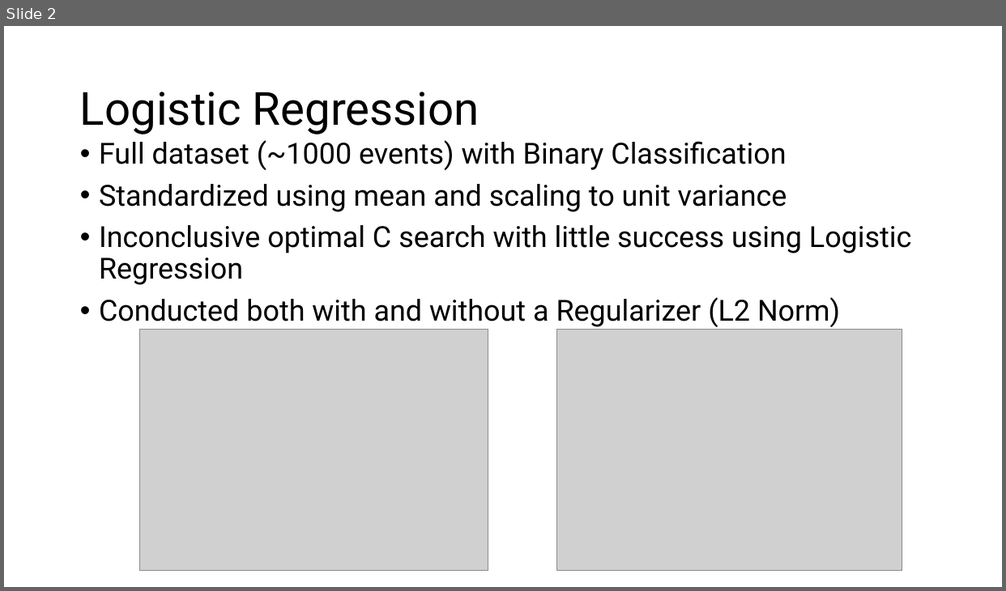
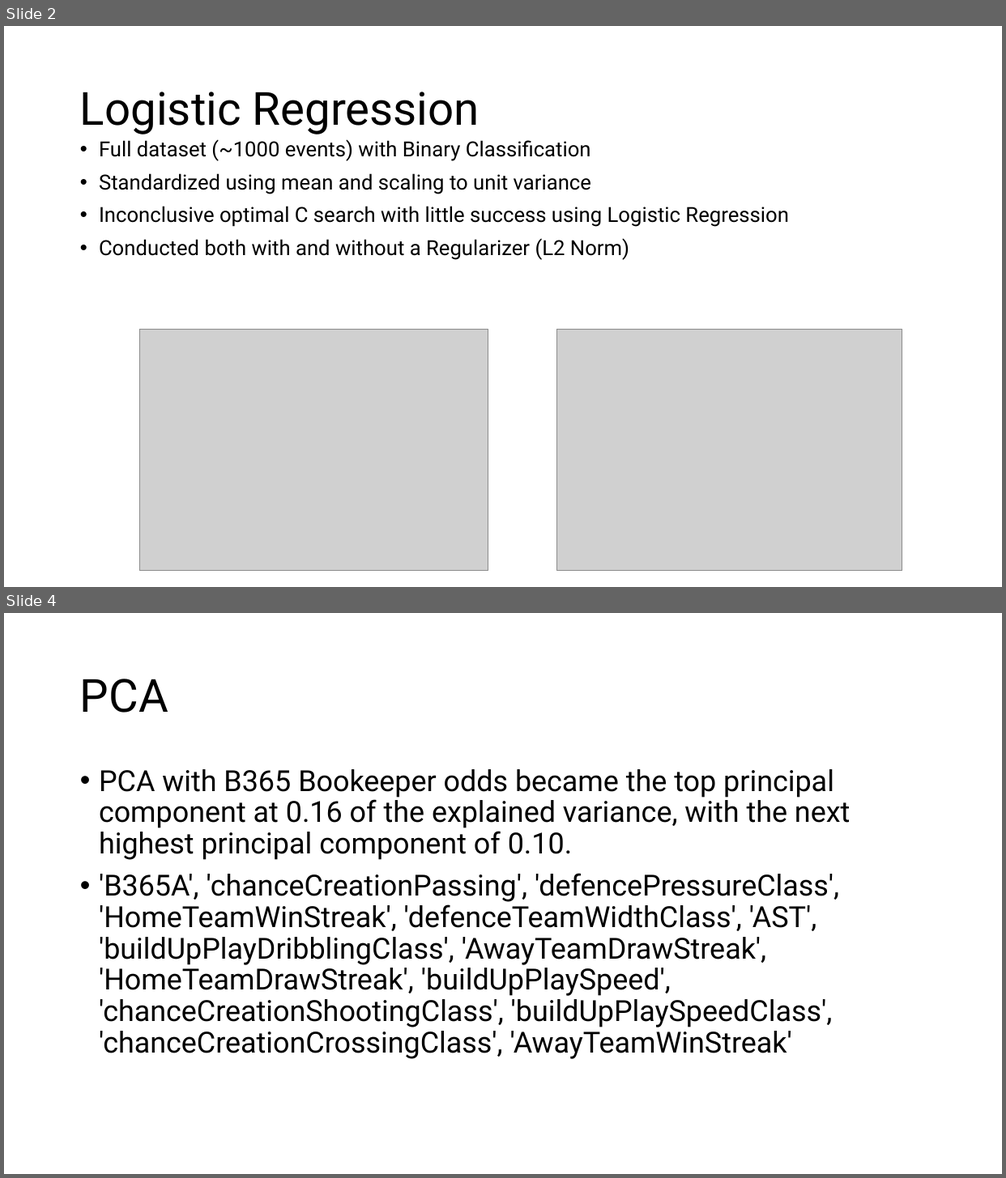
Before and after one commit to austinlb001/ece6254_project, a slide deck: data_import/LogReg.pptx. Shown one above the other, each under a label of ours: slide 2 before the commit, slides 2 and 4 after it; the slides between them are not shown. The pictures are 1006x591 and 1006x1178 pixels, drawn with LibreOffice and Linux fonts; fonts in the diff are those of the drawing; grey boxes stand for pictures. Boxes give left, top, right and bottom in pixels: in the first picture for what was removed or moved away, otherwise in the second. Text is boxed around its words. In the diff, an @@ line names an element or a change of style, - is before the commit and + after.

```diff
--- a/data_import/LogReg.pptx
+++ b/data_import/LogReg.pptx
@@ slide 4 added at (4, 613, 1002, 1174), background #FFFFFF @@
@@ title added at (80, 679, 168, 713), 44 pt, text #000000 @@
+PCA
@@ text added at (99, 769, 850, 1059), 28 pt, text #000000 @@
+• PCA with B365 Bookeeper odds became the top principal component at 0.16 of the explained variance, with the next highest principal component of 0.10.
+• 'B365A', 'chanceCreationPassing', 'defencePressureClass', 'HomeTeamWinStreak', 'defenceTeamWidthClass', 'AST', 'buildUpPlayDribblingClass', 'AwayTeamDrawStreak', 'HomeTeamDrawStreak', 'buildUpPlaySpeed', 'chanceCreationShootingClass', 'buildUpPlaySpeedClass', 'chanceCreationCrossingClass', 'AwayTeamWinStreak'
@@ slide 2 changed as well @@
@@ text "Full dataset (~1000 events) with ..." at (99, 139, 789, 260): size 28 to 20 pt @@
```
Also in this commit, not shown: 1 other slide added, 10 other files.
